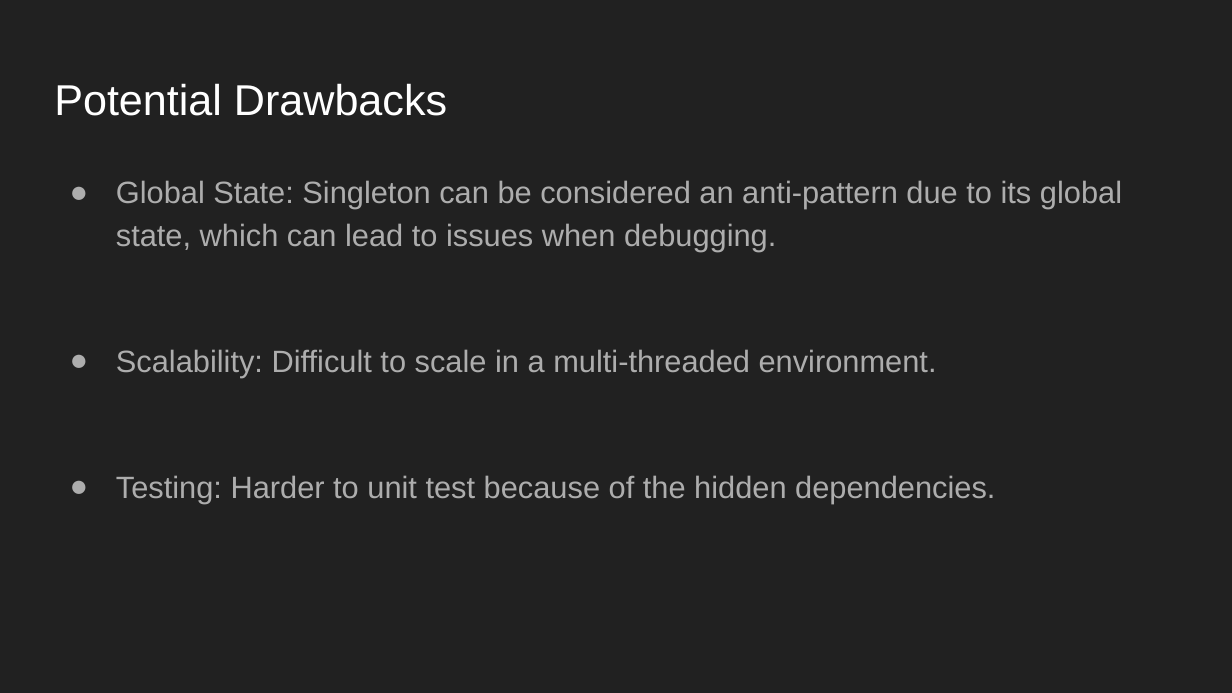
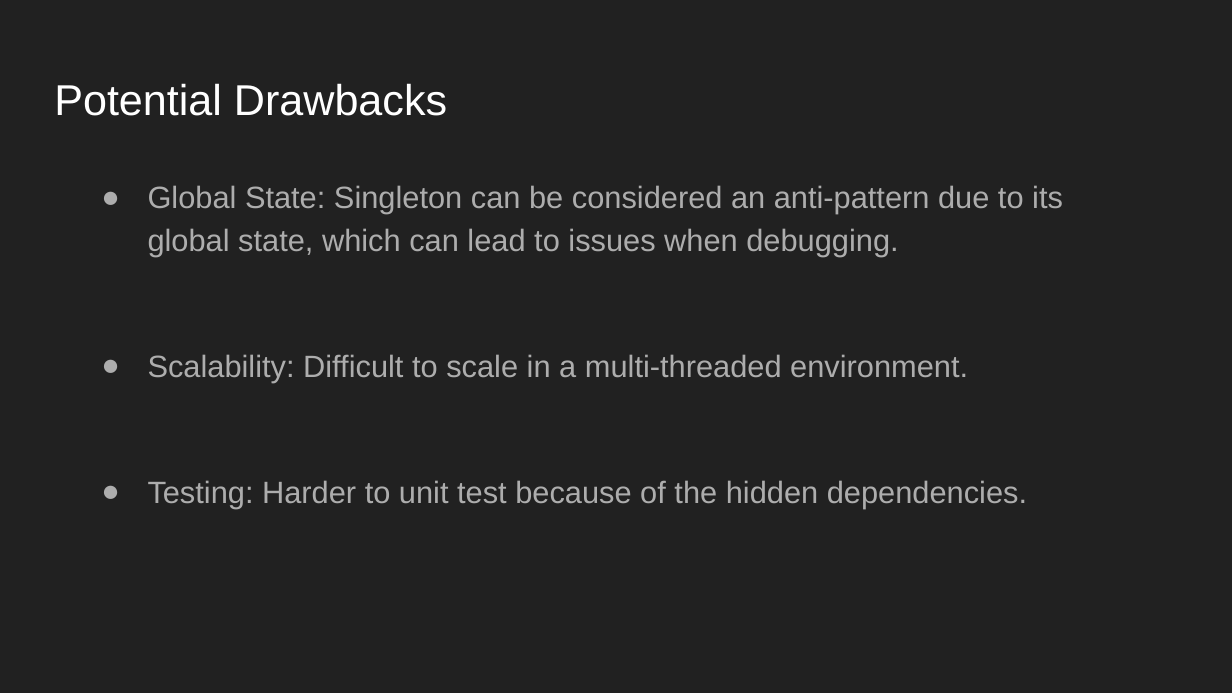
Before and after one commit to MarkXVI/Software_Engineering, a slide deck: slide 6 of Design_Pattern_Singelton_MarkHarvey.pptx (slide 8 before the commit). Drawn at 1232x693 pixels with LibreOffice and Linux fonts; fonts in the diff are those of the drawing; background and template pictures are left out. Boxes give left, top, right and bottom in pixels: in the first picture for what was removed or moved away, otherwise in the second. Text is boxed around its words. In the diff, an @@ line names an element or a change of style, - is before the commit and + after.

```diff
--- a/Design_Pattern_Singelton_MarkHarvey.pptx
+++ b/Design_Pattern_Singelton_MarkHarvey.pptx
@@ text "Global State: Singleton can be ..." rewrapped from [116, 180, 1122, 504] to [148, 185, 1063, 508] @@
```
Also in this commit, not shown: 5 other slides changed, 2 slides added, 3 slides removed, 2 other files.
